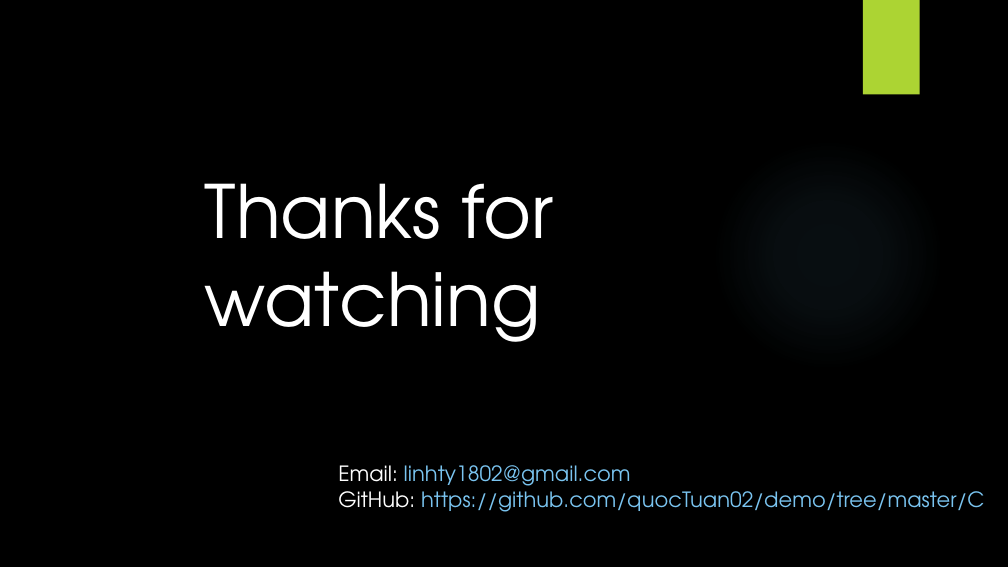
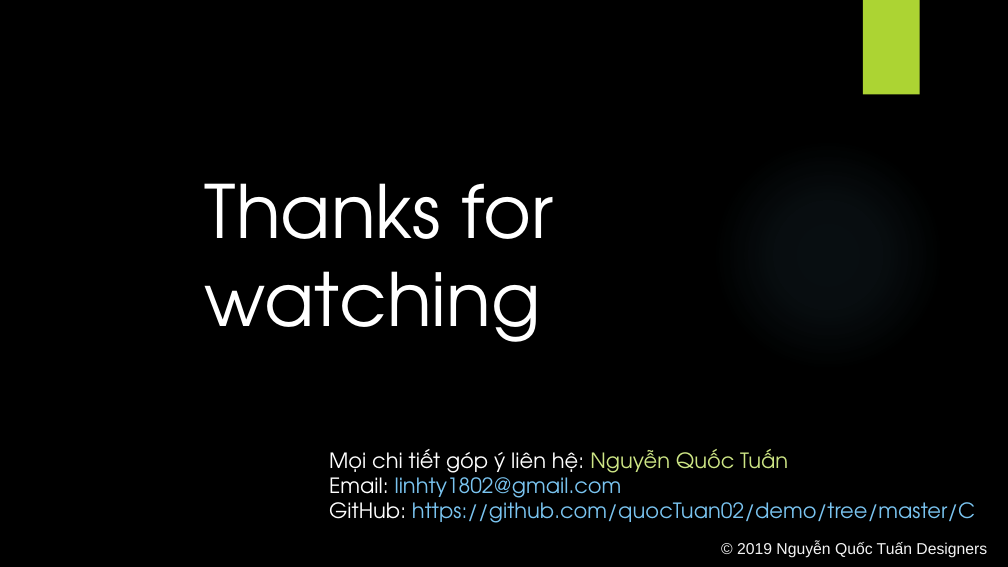
Before and after one commit to quocTuan02/demo, a slide deck: slide 12 of C/sile/Funstion.pptx. Drawn at 1008x567 pixels with LibreOffice and Linux fonts; fonts in the diff are those of the drawing; background and template pictures are left out. Boxes give left, top, right and bottom in pixels: in the first picture for what was removed or moved away, otherwise in the second. Text is boxed around its words. In the diff, an @@ line names an element or a change of style, - is before the commit and + after.

```diff
--- a/C/sile/Funstion.pptx
+++ b/C/sile/Funstion.pptx
@@ text "Mọi chi tiết góp ý ...": place and size @@
-text "Mọi chi tiết góp ý ..." at <box>338,465,984,512</box>
+text "Mọi chi tiết góp ý ..." at <box>329,449,975,523</box>
@@ text at <box>329,449,788,478</box>: paragraph added @@
+Mọi chi tiết góp ý liên hệ: Nguyễn Quốc Tuấn
@@ text added at <box>737,541,987,558</box>, 15 pt, text #F3F3F3 @@
+© 2019 Nguyễn Quốc Tuấn Designers
```
Also in this commit, not shown: 1 other slide changed.
